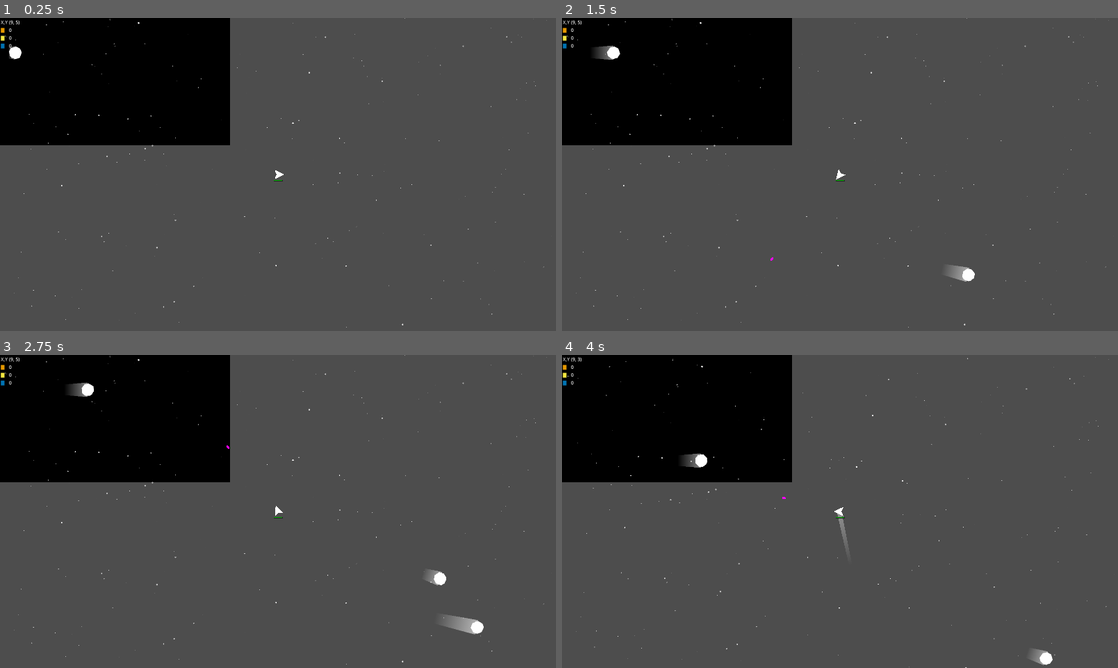
Above: before the commit, frames 1-4 (two rows, left to right).
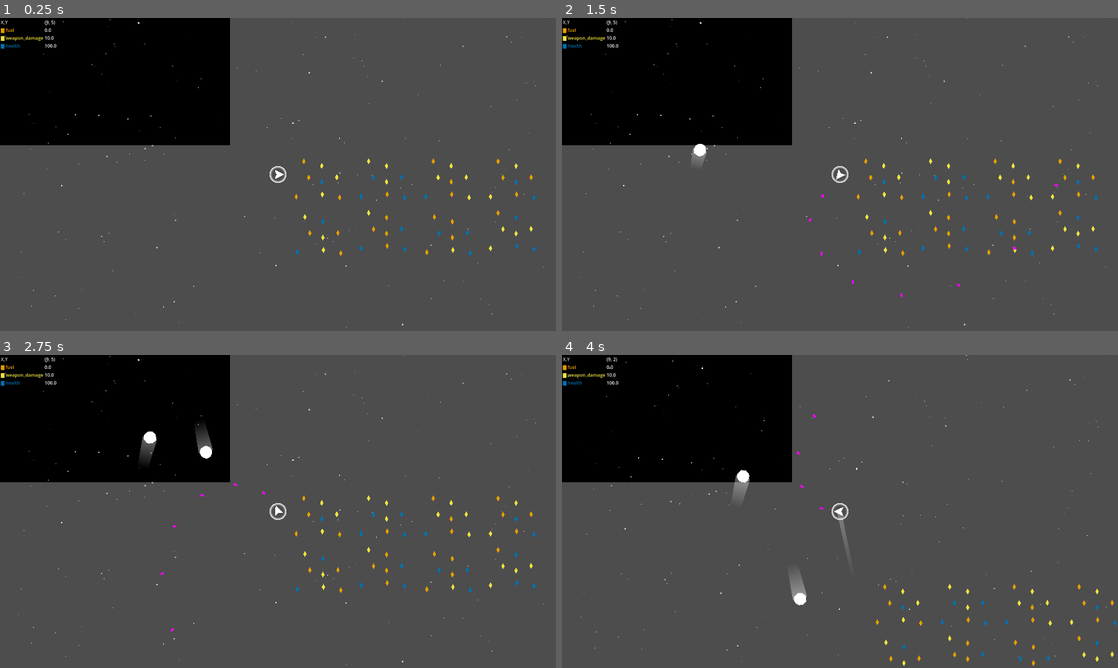
Above: after the commit, the same moments.

Repository: krets/space-octo
Game: Godot game, scene res://scenes/Game.tscn
Two runs of this game, one before a commit and one after it. Both use one fixed random seed, a clock stepped at 60 frames per second and the inputs below.
Inputs:
- Up to frame 1 (0.25 s): no input
- Up to frame 2 (1.5 s): hold D (turn_right) 0.53-1.28 s; hold Space (shoot) 0.53-1.28 s; hold S (brake) from 1.28 s (still down); tap Space (shoot) at 1.35 s
- Up to frame 3 (2.75 s): release S (brake) at 2.03 s; hold D (turn_right) from 2.03 s (still down); hold Space (shoot) from 2.03 s (still down)
- Up to frame 4 (4 s): release D (turn_right) at 2.78 s; release Space (shoot) at 2.78 s; hold W (thrust) 2.78-3.53 s; tap Space (shoot) at 2.85 s; hold A (turn_left) from 3.53 s (still down); hold Space (shoot) from 3.53 s (still down)

The runs differ from the first frame. In frame 1, 0.8% of the frame differs, in the area x 0-97%, y 0-77%; in frame 2, 1.2%; in frame 3, 1.8%, in the area x 0-97%, y 0-90%; in frame 4, 1.5%.

Commit message:
in-progress shield size and color

Diff:
--- a/projectile.gd
+++ b/projectile.gd
@@ -1,7 +1,7 @@
 extends CharacterBody2D
 
 @export var speed : float = 800
-@export var lifetime : float = 1.2
+@export var lifetime : float = 3.0
 @export var damage : float = 1.0
 
 var dir : float
@@ -13,9 +13,9 @@
 	global_rotation = spawn_rotation
 	$Lifetime.wait_time = lifetime
 	$Lifetime.start()
+	velocity += Vector2(0, - speed).rotated(dir)
 
 func _physics_process(delta: float) -> void:
-	velocity += Vector2(0, - speed).rotated(dir)
 	move_and_slide()
 
 func _on_lifetime_timeout() -> void:
--- /dev/null
+++ b/resources/color_palette.tres
@@ -0,0 +1,4 @@
+[gd_resource type="ColorPalette" format=3 uid="uid://c25rfq4f46u7j"]
+
+[resource]
+colors = PackedColorArray(0.901961, 0.623529, 0, 1, 0.941176, 0.894118, 0.258824, 1, 0, 0.447059, 0.698039, 1, 1, 0, 1, 1)
--- a/resources/player_stats.tres
+++ b/resources/player_stats.tres
@@ -4,14 +4,20 @@
 
 [resource]
 script = ExtResource("1_wld0n")
-thrust_speed = 400.0
-brake_speed = 200.0
+thrust_speed = 500.0
+brake_speed = 250.0
 turn_rate = 3.0
-max_speed = 800.0
-max_health = 100.0
-health = null
+max_speed = 900.0
+max_health = 200.0
+health = 100.0
 weapon_cooldown = 0.1
-weapon_damage = 25.0
+weapon_damage = 10.0
+shield_size_empty = 14.0
+shield_size_min = 32.0
+shield_display_min = 25.0
+shield_grow_size = 120.0
+shield_grow_threshold = null
+fuel = 0.0
 points_blue = 0
 points_orange = 0
 points_yellow = 0
--- a/scenes/Game.tscn
+++ b/scenes/Game.tscn
@@ -2,12 +2,14 @@
 
 [ext_resource type="Script" uid="uid://1sg3fatw1k6i" path="res://scripts/game.gd" id="1_78awf"]
 [ext_resource type="PackedScene" uid="uid://cwuun8ra6ut7b" path="res://scenes/starfield.tscn" id="1_cpr0p"]
-[ext_resource type="PackedScene" uid="uid://unanq7oxhbih" path="res://scenes/asteroid.tscn" id="1_qbsmt"]
 [ext_resource type="PackedScene" uid="uid://dqo5pdkg21lrv" path="res://scenes/Player.tscn" id="2_cpr0p"]
 [ext_resource type="PackedScene" uid="uid://cha7k347d2gt3" path="res://scenes/hud_stats.tscn" id="3_s0nni"]
+[ext_resource type="PackedScene" uid="uid://craxkns3tugl7" path="res://scenes/pickup.tscn" id="5_s0nni"]
 
 [node name="Game" type="Node2D"]
 script = ExtResource("1_78awf")
+asteroid_timer_max = 5.0
+max_asteroids = 150
 
 [node name="CanvasLayer" type="CanvasLayer" parent="."]
 layer = -1
@@ -33,13 +35,201 @@
 z_index = 1
 position = Vector2(973, 551)
 
-[node name="Asteroid" parent="." instance=ExtResource("1_qbsmt")]
-position = Vector2(41, 131)
-initial_velocity = Vector2(100, 0)
-
 [node name="AsteroidSpawner" type="Timer" parent="."]
 autostart = true
 
 [node name="Asteroids" type="Node2D" parent="."]
 
+[node name="Pickup" parent="." instance=ExtResource("5_s0nni")]
+position = Vector2(1079, 562)
+
+[node name="Pickup2" parent="." instance=ExtResource("5_s0nni")]
+position = Vector2(1176, 561)
+
+[node name="Pickup3" parent="." instance=ExtResource("5_s0nni")]
+position = Vector2(1124, 522)
+
+[node name="Pickup4" parent="." instance=ExtResource("5_s0nni")]
+position = Vector2(1126, 620)
+
+[node name="Pickup5" parent="." instance=ExtResource("5_s0nni")]
+position = Vector2(1036, 628)
+
+[node name="Pickup6" parent="." instance=ExtResource("5_s0nni")]
+position = Vector2(1062, 506)
+
+[node name="Pickup7" parent="." instance=ExtResource("5_s0nni")]
+position = Vector2(1124, 577)
+
+[node name="Pickup8" parent="." instance=ExtResource("5_s0nni")]
+position = Vector2(1186, 631)
+
+[node name="Pickup9" parent="." instance=ExtResource("5_s0nni")]
+position = Vector2(1303, 562)
+
+[node name="Pickup10" parent="." instance=ExtResource("5_s0nni")]
+position = Vector2(1400, 561)
+
+[node name="Pickup11" parent="." instance=ExtResource("5_s0nni")]
+position = Vector2(1348, 522)
+
+[node name="Pickup12" parent="." instance=ExtResource("5_s0nni")]
+position = Vector2(1350, 620)
+
+[node name="Pickup13" parent="." instance=ExtResource("5_s0nni")]
+position = Vector2(1260, 628)
+
+[node name="Pickup14" parent="." instance=ExtResource("5_s0nni")]
+position = Vector2(1286, 506)
+
+[node name="Pickup15" parent="." instance=ExtResource("5_s0nni")]
+position = Vector2(1348, 577)
+
+[node name="Pickup16" parent="." instance=ExtResource("5_s0nni")]
+position = Vector2(1410, 631)
+
+[node name="Pickup17" parent="." instance=ExtResource("5_s0nni")]
+position = Vector2(1303, 740)
+
+[node name="Pickup18" parent="." instance=ExtResource("5_s0nni")]
+position = Vector2(1400, 739)
+
+[node name="Pickup19" parent="." instance=ExtResource("5_s0nni")]
+position = Vector2(1348, 700)
+
+[node name="Pickup20" parent="." instance=ExtResource("5_s0nni")]
+position = Vector2(1350, 798)
+
+[node name="Pickup21" parent="." instance=ExtResource("5_s0nni")]
+position = Vector2(1260, 806)
+
+[node name="Pickup22" parent="." instance=ExtResource("5_s0nni")]
+position = Vector2(1286, 684)
+
+[node name="Pickup23" parent="." instance=ExtResource("5_s0nni")]
+position = Vector2(1348, 755)
+
+[node name="Pickup24" parent="." instance=ExtResource("5_s0nni")]
+position = Vector2(1410, 809)
+
+[node name="Pickup25" parent="." instance=ExtResource("5_s0nni")]
+position = Vector2(1083, 754)
+
+[node name="Pickup26" parent="." instance=ExtResource("5_s0nni")]
+position = Vector2(1180, 753)
+
+[node name="Pickup27" parent="." instance=ExtResource("5_s0nni")]
+position = Vector2(1128, 714)
+
+[node name="Pickup28" parent="." instance=ExtResource("5_s0nni")]
+position = Vector2(1130, 812)
+
+[node name="Pickup29" parent="." instance=ExtResource("5_s0nni")]
+position = Vector2(1040, 820)
+
+[node name="Pickup30" parent="." instance=ExtResource("5_s0nni")]
+position = Vector2(1066, 698)
+
+[node name="Pickup31" parent="." instance=ExtResource("5_s0nni")]
+position = Vector2(1128, 769)
+
+[node name="Pickup32" parent="." instance=ExtResource("5_s0nni")]
+position = Vector2(1190, 823)
+
+[node name="Pickup33" parent="." instance=ExtResource("5_s0nni")]
+position = Vector2(1526, 562)
+
+[node name="Pickup34" parent="." instance=ExtResource("5_s0nni")]
+position = Vector2(1623, 561)
+
+[node name="Pickup35" parent="." instance=ExtResource("5_s0nni")]
+position = Vector2(1571, 522)
+
+[node name="Pickup36" parent="." instance=ExtResource("5_s0nni")]
+position = Vector2(1573, 620)
+
+[node name="Pickup37" parent="." instance=ExtResource("5_s0nni")]
+position = Vector2(1483, 628)
+
+[node name="Pickup38" parent="." instance=ExtResource("5_s0nni")]
+position = Vector2(1509, 506)
+
+[node name="Pickup39" parent="." instance=ExtResource("5_s0nni")]
+position = Vector2(1571, 577)
+
+[node name="Pickup40" parent="." instance=ExtResource("5_s0nni")]
+position = Vector2(1633, 631)
+
+[node name="Pickup41" parent="." instance=ExtResource("5_s0nni")]
+position = Vector2(1750, 562)
+
+[node name="Pickup42" parent="." instance=ExtResource("5_s0nni")]
+position = Vector2(1847, 561)
+
+[node name="Pickup43" parent="." instance=ExtResource("5_s0nni")]
+position = Vector2(1795, 522)
+
+[node name="Pickup44" parent="." instance=ExtResource("5_s0nni")]
+position = Vector2(1797, 620)
+
+[node name="Pickup45" parent="." instance=ExtResource("5_s0nni")]
+position = Vector2(1707, 628)
+
+[node name="Pickup46" parent="." instance=ExtResource("5_s0nni")]
+position = Vector2(1733, 506)
+
+[node name="Pickup47" parent="." instance=ExtResource("5_s0nni")]
+position = Vector2(1795, 577)
+
+[node name="Pickup48" parent="." instance=ExtResource("5_s0nni")]
+position = Vector2(1857, 631)
+
+[node name="Pickup49" parent="." instance=ExtResource("5_s0nni")]
+position = Vector2(1750, 740)
+
+[node name="Pickup50" parent="." instance=ExtResource("5_s0nni")]
+position = Vector2(1847, 739)
+
+[node name="Pickup51" parent="." instance=ExtResource("5_s0nni")]
+position = Vector2(1795, 700)
+
+[node name="Pickup52" parent="." instance=ExtResource("5_s0nni")]
+position = Vector2(1797, 798)
+
+[node name="Pickup53" parent="." instance=ExtResource("5_s0nni")]
+position = Vector2(1707, 806)
+
+[node name="Pickup54" parent="." instance=ExtResource("5_s0nni")]
+position = Vector2(1733, 684)
+
+[node name="Pickup55" parent="." instance=ExtResource("5_s0nni")]
+position = Vector2(1795, 755)
+
+[node name="Pickup56" parent="." instance=ExtResource("5_s0nni")]
+position = Vector2(1857, 809)
+
+[node name="Pickup57" parent="." instance=ExtResource("5_s0nni")]
+position = Vector2(1530, 754)
+
+[node name="Pickup58" parent="." instance=ExtResource("5_s0nni")]
+position = Vector2(1627, 753)
+
+[node name="Pickup59" parent="." instance=ExtResource("5_s0nni")]
+position = Vector2(1575, 714)
+
+[node name="Pickup60" parent="." instance=ExtResource("5_s0nni")]
+position = Vector2(1577, 812)
+
+[node name="Pickup61" parent="." instance=ExtResource("5_s0nni")]
+position = Vector2(1487, 820)
+
+[node name="Pickup62" parent="." instance=ExtResource("5_s0nni")]
+position = Vector2(1513, 698)
+
+[node name="Pickup63" parent="." instance=ExtResource("5_s0nni")]
+position = Vector2(1575, 769)
+
+[node name="Pickup64" parent="." instance=ExtResource("5_s0nni")]
+position = Vector2(1637, 823)
+
 [connection signal="timeout" from="AsteroidSpawner" to="." method="_on_asteroid_spawner_timeout"]
--- a/scenes/Player.tscn
+++ b/scenes/Player.tscn
@@ -1,12 +1,20 @@
-[gd_scene load_steps=10 format=3 uid="uid://dqo5pdkg21lrv"]
+[gd_scene load_steps=12 format=3 uid="uid://dqo5pdkg21lrv"]
 
 [ext_resource type="Script" uid="uid://c5maxheqlon8c" path="res://scripts/player/player.gd" id="1_p0vlq"]
 [ext_resource type="Resource" uid="uid://bpgbonsjy52o3" path="res://resources/player_stats.tres" id="2_v6fml"]
-[ext_resource type="PackedScene" uid="uid://cq5pmjabpw6gp" path="res://scenes/health_bar.tscn" id="3_3li8b"]
 [ext_resource type="PackedScene" uid="uid://ccgnwek2up0kc" path="res://scenes/movement_trail.tscn" id="3_qu4a1"]
 
 [sub_resource type="CircleShape2D" id="CircleShape2D_v6fml"]
-radius = 14.0
+radius = 32.0
+
+[sub_resource type="Gradient" id="Gradient_3li8b"]
+offsets = PackedFloat32Array(0, 0.456044, 0.651884, 0.659341)
+colors = PackedColorArray(1, 1, 1, 0, 1, 1, 1, 0, 1, 1, 1, 1, 1, 1, 1, 0)
+
+[sub_resource type="GradientTexture2D" id="GradientTexture2D_mdl7e"]
+gradient = SubResource("Gradient_3li8b")
+fill = 1
+fill_from = Vector2(0.5, 0.5)
 
 [sub_resource type="Animation" id="Animation_3li8b"]
 length = 0.001
@@ -21,6 +29,18 @@
 "transitions": PackedFloat32Array(1),
 "update": 0,
 "values": [Color(1, 1, 1, 1)]
+}
+tracks/1/type = "value"
+tracks/1/imported = false
+tracks/1/enabled = true
+tracks/1/path = NodePath("ShipPolygon:scale")
+tracks/1/interp = 1
+tracks/1/loop_wrap = true
+tracks/1/keys = {
+"times": PackedFloat32Array(0),
+"transitions": PackedFloat32Array(1),
+"update": 0,
+"values": [Vector2(1.7, 1.77778)]
 }
 
 [sub_resource type="Animation" id="Animation_v6fml"]
@@ -38,6 +58,33 @@
 "transitions": PackedFloat32Array(1, 1, 1, 1),
 "update": 1,
 "values": [Color(1, 0, 0, 1), Color(1, 1, 1, 1), Color(1, 0, 0, 1), Color(1, 1, 1, 1)]
+}
+
+[sub_resource type="Animation" id="Animation_qu4a1"]
+resource_name = "death"
+tracks/0/type = "value"
+tracks/0/imported = false
+tracks/0/enabled = true
+tracks/0/path = NodePath("ShipPolygon:modulate")
+tracks/0/interp = 1
+tracks/0/loop_wrap = true
+tracks/0/keys = {
+"times": PackedFloat32Array(0, 1),
+"transitions": PackedFloat32Array(1, 1),
+"update": 0,
+"values": [Color(1, 0, 0, 1), Color(1, 0, 0, 0)]
+}
+tracks/1/type = "value"
+tracks/1/imported = false
+tracks/1/enabled = true
+tracks/1/path = NodePath("ShipPolygon:scale")
+tracks/1/interp = 1
+tracks/1/loop_wrap = true
+tracks/1/keys = {
+"times": PackedFloat32Array(0, 1),
+"transitions": PackedFloat32Array(1, 1),
+"update": 0,
+"values": [Vector2(1.7, 1.77778), Vector2(4.781, 5)]
 }
 
 [sub_resource type="Animation" id="Animation_mdl7e"]
@@ -59,6 +106,7 @@
 _data = {
 &"RESET": SubResource("Animation_3li8b"),
 &"damage_taken": SubResource("Animation_v6fml"),
+&"death": SubResource("Animation_qu4a1"),
 &"idle": SubResource("Animation_mdl7e")
 }
 
@@ -68,8 +116,26 @@
 stats = ExtResource("2_v6fml")
 
 [node name="CollisionShape2D" type="CollisionShape2D" parent="."]
-position = Vector2(4, 0)
 shape = SubResource("CircleShape2D_v6fml")
+
+[node name="ShieldDisplay" type="Node2D" parent="CollisionShape2D"]
+
+[node name="TextureRect" type="TextureRect" parent="CollisionShape2D/ShieldDisplay"]
+anchors_preset = 8
+anchor_left = 0.5
+anchor_top = 0.5
+anchor_right = 0.5
+anchor_bottom = 0.5
+offset_left = -32.0
+offset_top = -32.0
+offset_right = 32.0
+offset_bottom = 32.0
+grow_horizontal = 2
+grow_vertical = 2
+size_flags_horizontal = 6
+size_flags_vertical = 4
+texture = SubResource("GradientTexture2D_mdl7e")
+expand_mode = 2
 
 [node name="ShipPolygon" type="Polygon2D" parent="."]
 position = Vector2(4.76837e-07, -2.38419e-07)
@@ -95,16 +161,6 @@
 
 [node name="Camera2D" type="Camera2D" parent="."]
 
-[node name="HealthBarParent" type="Node2D" parent="."]
-
-[node name="HealthBar" parent="HealthBarParent" instance=ExtResource("3_3li8b")]
-auto_translate_mode = 2
-offset_left = -14.0
-offset_top = 20.0
-offset_right = 36.0
-offset_bottom = 24.0
-scale = Vector2(0.5868, 0.5868)
-
 [node name="WeaponCooldown" type="Timer" parent="."]
 one_shot = true
 
--- a/scenes/asteroid.gd
+++ b/scenes/asteroid.gd
@@ -2,14 +2,15 @@
 
 @export var stats : Resource = preload("res://resources/asteroid.tres")
 @export var angular_velocity : float = randf_range(-4.0, 4.0)  # Random value between 1.0 and 5.0
-@export var initial_velocity : Vector2 = Vector2(randf_range(1, 200), randf_range(1, 200))
+@export var initial_velocity : Vector2 = Vector2(randf_range(-200, 200), randf_range(-200, 200))
 
 var bodies : Array = []
 
-var hit_damage : float = 10.0
+var hit_damage : float = 0.08
 
 func _ready() -> void:
 	velocity = initial_velocity
+
 
 func _physics_process(delta: float) -> void:
 	move_and_slide()
@@ -17,14 +18,25 @@
 
 func _on_area_2d_body_entered(body: Node2D) -> void:
 	print("Entered Damage Area: " + str(body))
+	apply_damage(body)
 	bodies.append(body)
-	if %Timer.is_stopped():
-		%Timer.start()
+	if $Timer and not $Timer.is_stopped():
+		$Timer.start()
 
 func _on_timer_timeout() -> void:
 	for body in bodies:
-		if body.has_method("take_damage"):
-			body.take_damage(hit_damage)
+		apply_damage(body)
+
+func apply_damage(body: Node2D) -> void:
+	if body.has_method("take_damage"):
+		var velocity_difference = (body.velocity - self.velocity).length()
+		var scaled_damage = hit_damage * velocity_difference
+		body.take_damage(scaled_damage)
+		reduce_velocity(body)
+
+func reduce_velocity(body: Node2D) -> void:
+	var midpoint_velocity = (body.velocity + self.velocity) / 2
+	body.velocity = midpoint_velocity
 
 func _on_area_2d_body_exited(body: Node2D) -> void:
 	bodies.erase(body)
@@ -47,14 +59,15 @@
 	var debris_scene = preload("res://scenes/debris.tscn")
 	var number_of_debris = 10
 	var explosion_velocity = 1200
-	queue_free()
+
 
 	for i in range(number_of_debris):
 		var debris_instance = debris_scene.instantiate()
 		var random_direction = Vector2(randf_range(-1, 1), randf_range(-1, 1)).normalized()
 		debris_instance.position = global_position
 		debris_instance.initial_velocity  = random_direction * explosion_velocity
-		get_parent().add_child(debris_instance)
+		get_parent().call_deferred("add_child", debris_instance)
+	queue_free()
 
 func _on_death_timer_timeout() -> void:
 	var rect = get_viewport_rect()
--- a/scenes/asteroid.tscn
+++ b/scenes/asteroid.tscn
@@ -16,7 +16,7 @@
 "
 
 [sub_resource type="CircleShape2D" id="CircleShape2D_akfqu"]
-radius = 56.0
+radius = 41.0122
 
 [node name="Asteroid" type="CharacterBody2D"]
 collision_layer = 2
--- a/scenes/hud_stats.gd
+++ b/scenes/hud_stats.gd
@@ -1,24 +1,24 @@
 extends Control
 
 var player
-@onready var colors = ColorNames.new()
+#@onready var colors = ColorNames.new()
+@onready var palette : Resource = preload("res://resources/color_palette.tres")
+
+var stat_labels = {}
 
 func _ready() -> void:
 	player = %Player
-	#var pickup = preload("res://scenes/pickup.tscn")
-	#for color in colors.all_colors:
-		##var label = PanelContainer.new()
-		#var instance = pickup.instantiate()
-		#instance.modulate = color
-		##label.add_child(instance)
-		#$GridContainer.add_child(instance)
-		#var value = Label.new()
-		#value.text = "0"
-		#$GridContainer.add_child(Label.new())
-	$GridContainer/OrangeLabel["theme_override_colors/font_color"] = colors.orange
-	$GridContainer/YellowLabel["theme_override_colors/font_color"] = colors.yellow
-	$GridContainer/BlueLabel["theme_override_colors/font_color"] = colors.blue
 
+	for stat_name in PickupStats.stat_names.keys():
+		var label = Label.new()
+		label.text = "▇ %s" % stat_name
+		label["theme_override_colors/font_color"] = PickupStats.get_color(stat_name)
+
+		var value_label = Label.new()
+		$GridContainer.add_child(label)
+		$GridContainer.add_child(value_label)
+
+		stat_labels[stat_name] = value_label
 
 func _process(delta: float) -> void:
 	var x_pos = 0
@@ -29,10 +29,9 @@
 	if player:
 		x_pos = int(player.global_position.x / 100)
 		y_pos = int(player.global_position.y / 100)
-		points_orange = player.stats.points_orange
-		points_blue = player.stats.points_blue
-		points_yellow = player.stats.points_yellow
+
 	$GridContainer/PosValue.text = "(%s, %s)" % [x_pos, y_pos]
-	$GridContainer/OrangeValue.text = str(points_orange)
-	$GridContainer/BlueValue.text = str(points_blue)
-	$GridContainer/YellowValue.text = str(points_yellow)
+
+	for stat_name in PickupStats.stat_names:
+		if stat_labels.has(stat_name):
+			stat_labels[stat_name].text = str(player.stats.get(stat_name))
--- a/scenes/hud_stats.tscn
+++ b/scenes/hud_stats.tscn
@@ -30,27 +30,3 @@
 [node name="PosValue" type="Label" parent="GridContainer"]
 layout_mode = 2
 text = "0,0"
-
-[node name="OrangeLabel" type="Label" parent="GridContainer"]
-layout_mode = 2
-text = "▇"
-
-[node name="OrangeValue" type="Label" parent="GridContainer"]
-layout_mode = 2
-text = "0"
-
-[node name="YellowLabel" type="Label" parent="GridContainer"]
-layout_mode = 2
-text = "▇"
-
-[node name="YellowValue" type="Label" parent="GridContainer"]
-layout_mode = 2
-text = "0"
-
-[node name="BlueLabel" type="Label" parent="GridContainer"]
-layout_mode = 2
-text = "▇"
-
-[node name="BlueValue" type="Label" parent="GridContainer"]
-layout_mode = 2
-text = "0"
--- a/scenes/movement_trail.tscn
+++ b/scenes/movement_trail.tscn
@@ -8,7 +8,7 @@
 
 [sub_resource type="Gradient" id="Gradient_p8erx"]
 offsets = PackedFloat32Array(0.14759, 1)
-colors = PackedColorArray(1, 1, 1, 0, 1, 1, 1, 0.67451)
+colors = PackedColorArray(1, 1, 1, 0, 1, 1, 1, 0.501961)
 
 [node name="MovementTrail" type="Line2D"]
 top_level = true
--- a/scripts/color_pickup_names.gd
+++ b/scripts/color_pickup_names.gd
@@ -11,3 +11,5 @@
 
 func get_color():
 	return all_colors[randi() % all_colors.size()]
+
+var foo : ColorPalette = ColorPalette.new()
--- a/scripts/game.gd
+++ b/scripts/game.gd
@@ -7,11 +7,26 @@
 	var size = get_viewport().size
 	$CanvasLayer/ColorRect.size = size
 	# $CanvasLayer/Starfield.size = size
+	print(ColorPalette.new().colors)
+
 
 func _on_asteroid_spawner_timeout() -> void:
 	$AsteroidSpawner.wait_time = randf_range(1.0, asteroid_timer_max)
 	if $Asteroids.get_child_count() >= max_asteroids:
-		$Asteroids.get_child(0).explode()
+		var player_position = %Player.global_position
+		var furthest_asteroid = null
+		var max_distance = -1.0
+
+		# Find the furthest asteroid
+		for asteroid in $Asteroids.get_children():
+			var distance = asteroid.global_position.distance_to(player_position)
+			if distance > max_distance:
+				max_distance = distance
+				furthest_asteroid = asteroid
+
+		# De-spawn the furthest asteroid
+		if furthest_asteroid:
+			furthest_asteroid.explode()
 
 	var asteroid = preload("res://scenes/asteroid.tscn")
 	var instance = asteroid.instantiate()
--- a/scripts/pickup.gd
+++ b/scripts/pickup.gd
@@ -1,18 +1,20 @@
 extends Area2D
 
-@export var color : Color
-@onready var color_names = ColorNames.new()
-var player
+var stat_name : String
+var color : Color
+var value : float = 1.0
 
 func _ready() -> void:
-	if not color:
-		color = color_names.get_color()
+	if not stat_name:
+		var keys = PickupStats.stat_names.keys()
+		stat_name = keys[randi() % keys.size()]
+		color = PickupStats.get_color(stat_name)
+		value = PickupStats.stat_names[stat_name]
 	modulate = color
-
 
 func _on_body_entered(body: Node2D) -> void:
 	if body.has_method("do_pickup"):
-		body.do_pickup(color)
+		body.do_pickup(stat_name, value)
 	else:
 		print("Pickup huh?: %s" % body)
 	queue_free()
--- /dev/null
+++ b/scripts/pickup_stats.gd
@@ -0,0 +1,25 @@
+extends Resource
+
+class_name PickupStats
+
+static var palette : Resource = preload("res://resources/color_palette.tres")
+
+# Must be <= number of colors in color_palette.tres
+static var stat_names = {
+	"fuel": 25,
+	"weapon_damage": 10,
+	"health": 15,
+}
+
+static func get_stat_name(color: Color) -> String:
+	for i in range(palette.colors.size()):
+		if color == palette.colors[i]:
+			return stat_names.keys()[i]  # Return the key (stat name)
+	return ""
+
+static func get_color(stat_name: String) -> Color:
+	var keys = stat_names.keys()
+	for i in range(keys.size()):
+		if keys[i] == stat_name:
+			return palette.colors[i]
+	return Color.AQUA
--- a/scripts/player/player.gd
+++ b/scripts/player/player.gd
@@ -2,22 +2,19 @@
 
 @export var stats : Resource
 
-@onready var healthbar_parent = $HealthBarParent
-@onready var healthbar = $HealthBarParent/HealthBar
+
 @onready var projectile = preload("res://scenes/projectile.tscn")
 @onready var default_modulate = $ShipPolygon.modulate
 @onready var main = 	get_tree().get_root().get_node("Game")
 @onready var color_names = ColorNames.new()
+
+@onready var colision_size : int = $CollisionShape2D.shape.radius
 var trail_color : Color = Color(1,1,1,0.6)
 
 var current_trail : MovementTrail
 
 func _ready() -> void:
-
-	if not stats:
-		print("Fuck; no stats")
-	else:
-		healthbar.init_health(stats.health)
+	draw_shield()
 
 func _physics_process(delta: float) -> void:
 
@@ -40,31 +37,63 @@
 	if Input.is_action_pressed("shoot"):
 		shoot()
 
-	healthbar_parent.global_rotation = 0.0
-	healthbar.rotation = 0
+
 	move_and_slide()
 
+func draw_shield() -> void:
+	var display = $CollisionShape2D/ShieldDisplay
 
-func do_pickup(color: Color) -> void:
-	if color == color_names.orange:
-		stats.points_orange += 1
-	elif color == color_names.yellow:
-		stats.points_yellow += 1
-	elif color == color_names.blue:
-		stats.points_blue += 1
+	if stats.health < stats.shield_display_min:
+		print("no shield display")
+		$CollisionShape2D.shape.radius = stats.shield_size_empty
+		#$CollisionShape2D/ShieldDisplay.self_modulate(Color.TRANSPARENT)
+	elif stats.health <= stats.shield_grow_threshold:
+		print("fading shield display")
+		$CollisionShape2D.shape.radius = stats.shield_size_min
+		var shield_color = Color(PickupStats.get_color("health"))
+
+		var max_threshold = stats.shield_grow_threshold - stats.shield_display_min
+		var current_value = stats.health - stats.shield_display_min
+		var alpha = current_value / max_threshold
+		shield_color.a = alpha
+		display.scale.x = 1.0
+		display.scale.y = 1.0
+		#$CollisionShape2D/ShieldDisplay.self_modulate(shield_color)
 	else:
-		print("Unknown pickup: %s" % color)
+		var denominator = (stats.max_health - stats.shield_grow_threshold)
+		if denominator != 0:
+			var grow_factor = (stats.health - stats.shield_grow_threshold) / denominator
+			var shield_size = grow_factor * (stats.shield_grow_size - stats.shield_size_min) + stats.shield_size_min
+			print("Growing shield %s : %s" % [grow_factor, shield_size])
+			$CollisionShape2D.shape.radius = shield_size
+			display.scale.x = 1.0 + grow_factor
+			display.scale.y = 1.0 + grow_factor
+		else:
+			print("Warning: Denominator is zero!")
+			print("Initial values:")
+			print("max_health: ", stats.max_health)
+			print("health: ", stats.health)
+			print("shield_grow_threshold: ", stats.shield_grow_threshold)
+			print("shield_grow_size: ", stats.shield_grow_size)
+			print("shield_size_min: ", stats.shield_size_min)
+
+func do_pickup(stat_name: String, value: float) -> void:
+	stats.set(stat_name, value + stats.get(stat_name))
+	draw_shield()
 
 
 func take_damage(damage : float) -> void:
 	stats.health -= damage
-	healthbar.health = stats.health
-
-	if stats.health <= 0:
+	print("player received: %s damage" % damage)
+	if stats.health <= 0.0:
 		print("You dead now.")
+		%DamageAnimation.play("death")
+		await %DamageAnimation.animation_finished
 		get_tree().change_scene_to_file("res://scenes/game_over.tscn")
+		return
 	%DamageAnimation.play("damage_taken")
 	$ShipPolygon/DamageAnimTimer.start()
+	draw_shield()
 
 func clear_damage():
 	%DamageAnimation.stop()
--- a/scripts/player/stats.gd
+++ b/scripts/player/stats.gd
@@ -5,10 +5,18 @@
 @export var brake_speed : float = 50
 @export var turn_rate : float = 5.0
 @export var max_speed : float = 600
-@export var max_health : float = 100
-@export var health : float = max_health
+@export var max_health : float = 200
+@export var health : float = 100
 @export var weapon_cooldown : float = 1.0
 @export var weapon_damage : float = 1.0
+
+@export var shield_size_empty : float = 14.0
+@export var shield_size_min : float = 32.0
+@export var shield_display_min : float = 25.0
+@export var shield_grow_size : float = 120.0
+@export var shield_grow_threshold : float = max_health/2
+
+@export var fuel : float = 0.0
 
 @export var points_blue : int = 0
 @export var points_orange : int = 0
Not shown, added: scripts/pickup_stats.gd.uid
